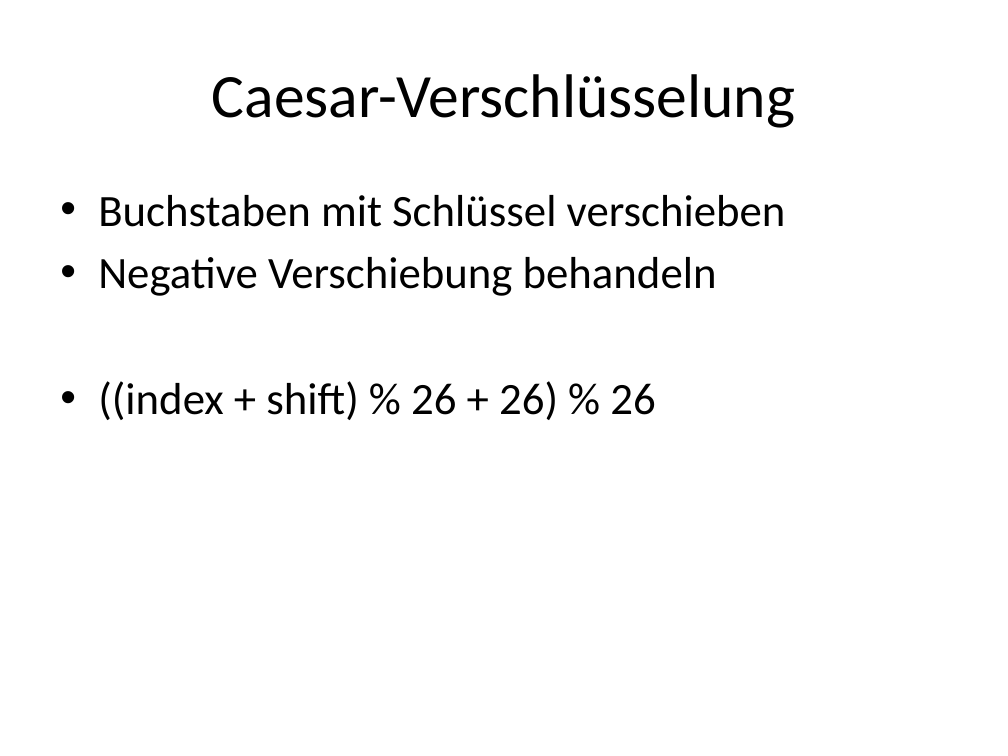
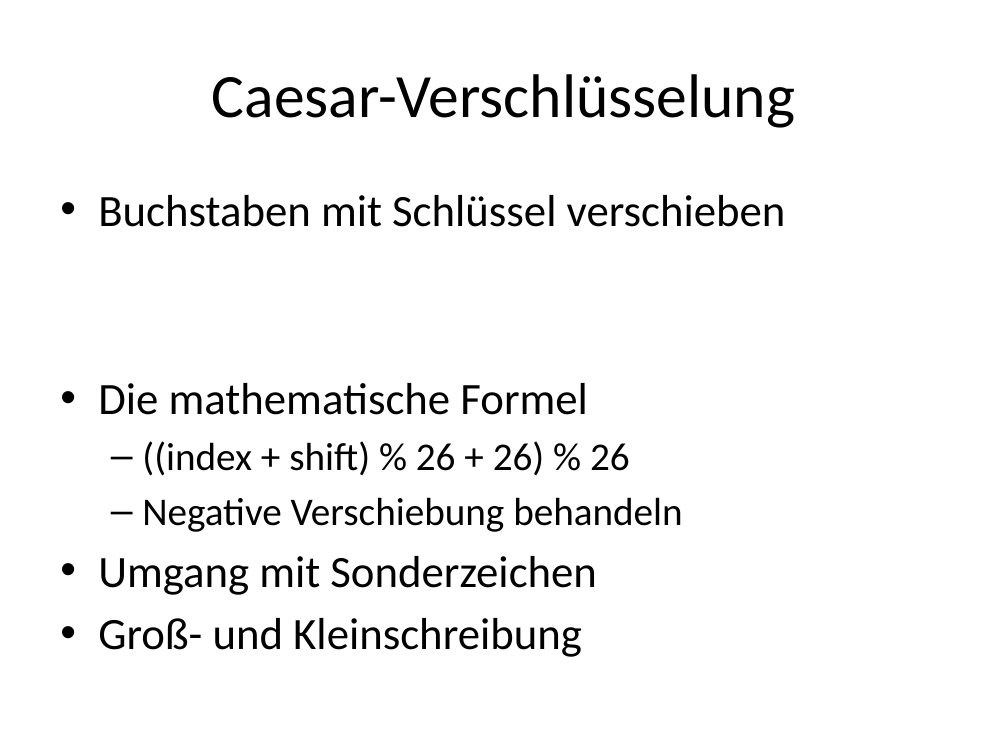
Before and after one commit to qgong-its/com.wbs.nodejs, a slide deck: slide 4 of docs/presentation_de.pptx. Drawn at 1008x756 pixels with LibreOffice and Linux fonts; fonts in the diff are those of the drawing. Boxes give left, top, right and bottom in pixels: in the first picture for what was removed or moved away, otherwise in the second. Text is boxed around its words. In the diff, an @@ line names an element or a change of style, - is before the commit and + after.

Commit message:
update pre de

```diff
--- a/docs/presentation_de.pptx
+++ b/docs/presentation_de.pptx
@@ text at [98,383,630,476]: paragraphs added @@
+• Die mathematische Formel
+  – ((index + shift) % 26 + 26) % 26
@@ text at [142,497,682,532]: size 32 to 28 pt in "Negative Verschiebung behandeln"; bullet • to –; list level 1 to 2 in "Negative Verschiebung behandeln" @@
@@ text at [98,556,597,657]: text changed @@
-• ((index + shift) % 26 + 26) % 26
+• Umgang mit Sonderzeichen
+• Groß- und Kleinschreibung
```
Also in this commit, not shown: 1 other slide changed, 5 slides removed.
